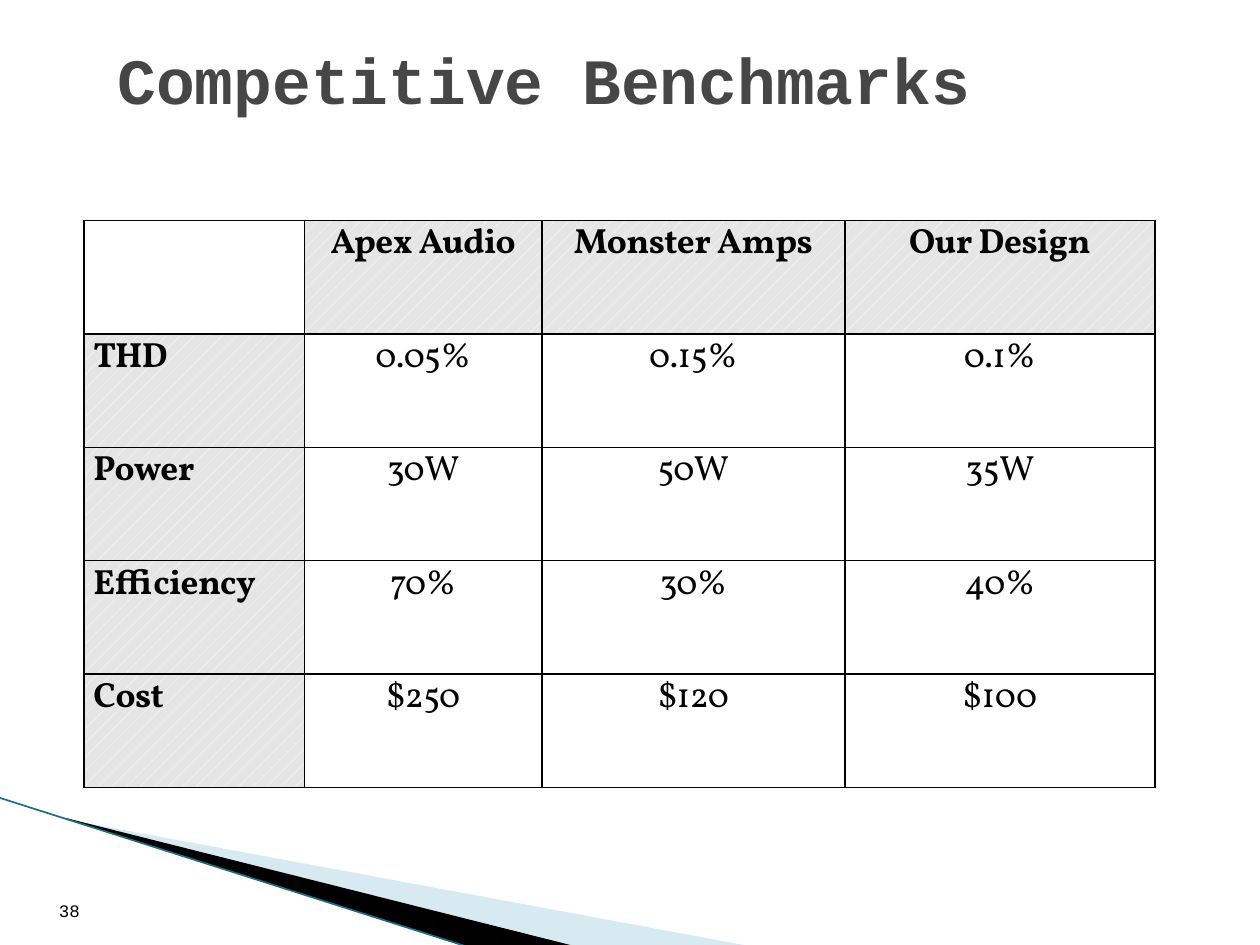
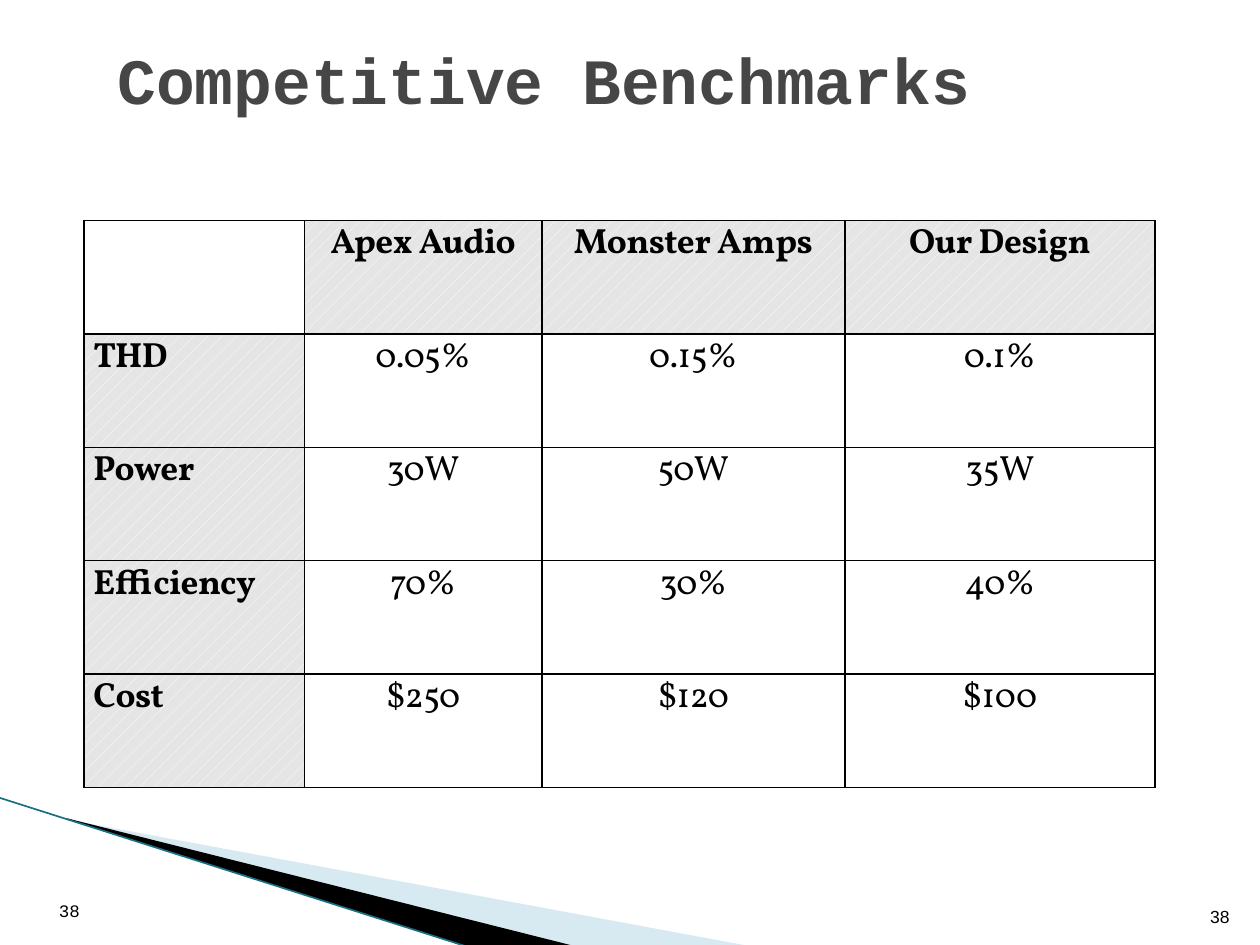
Before and after one commit to coulston/Design-For-Electrical-and-Computer-Engineering, a slide deck: slide 38 of Chapter Presentation/Chapter 3 - The Requirements Specification.pptx. Drawn at 1260x945 pixels with LibreOffice and Linux fonts; fonts in the diff are those of the drawing; background and template pictures are left out. Boxes give left, top, right and bottom in pixels: in the first picture for what was removed or moved away, otherwise in the second. Text is boxed around its words. In the diff, an @@ line names an element or a change of style, - is before the commit and + after.

```diff
--- a/Chapter Presentation/Chapter 3 - The Requirements Specification.pptx
+++ b/Chapter Presentation/Chapter 3 - The Requirements Specification.pptx
@@ page number added at [1210, 910, 1229, 923], 10 pt, text #000000 @@
+38
```
Also in this commit, not shown: 36 other slides changed, 17 other files.
